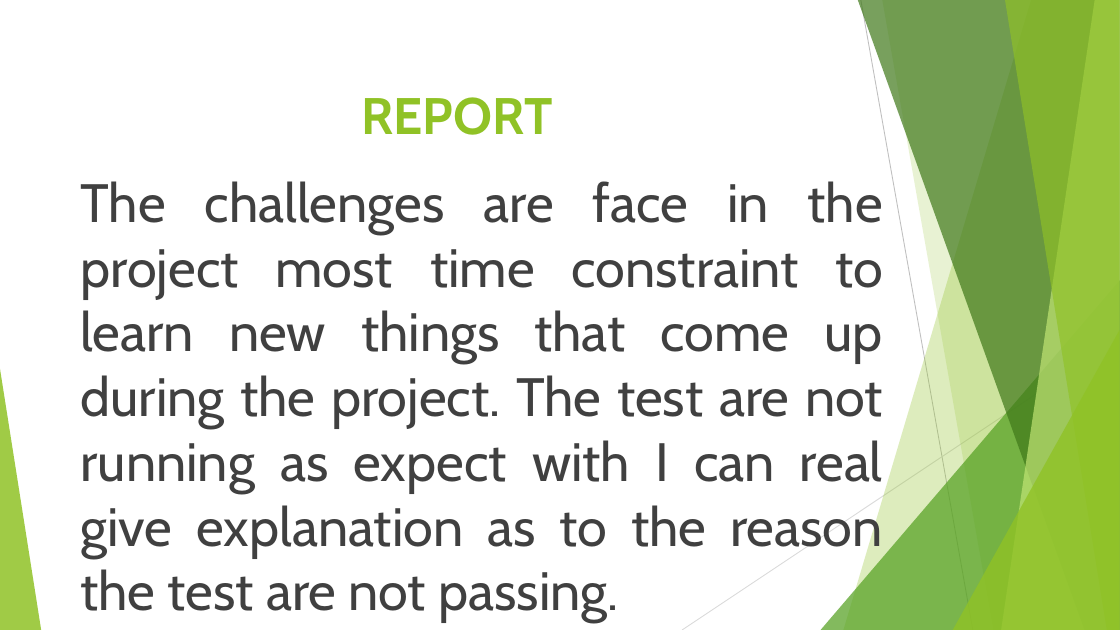
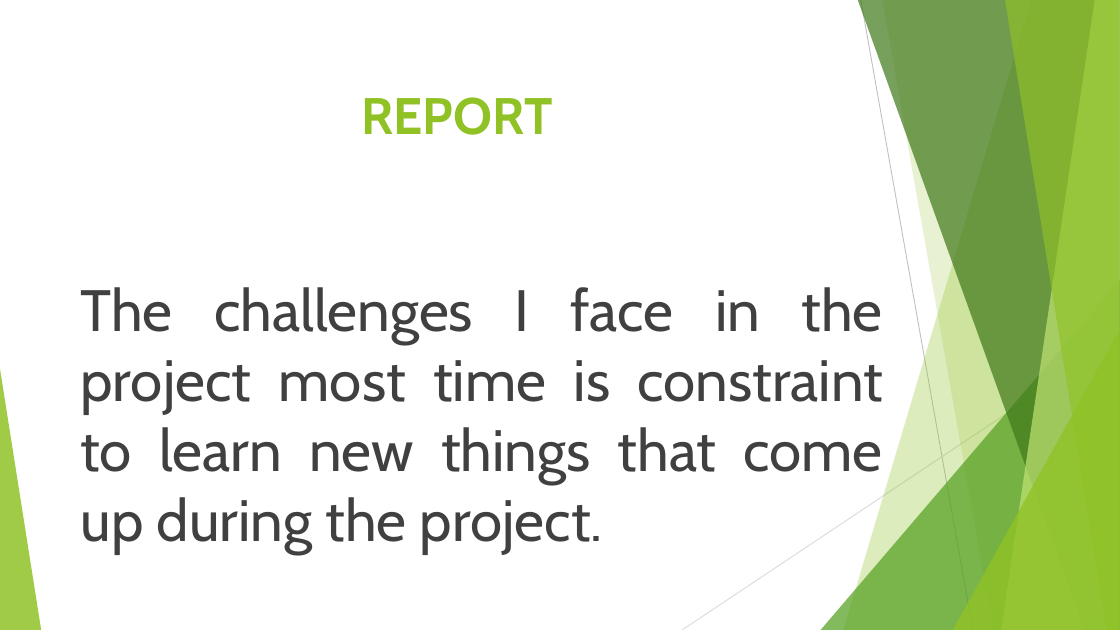
Before and after one commit to Solayof/school-management-system, a slide deck: slide 7 of presentation.pptx (slide 5 before the commit). Drawn at 1120x630 pixels with LibreOffice and Linux fonts; fonts in the diff are those of the drawing. Boxes give left, top, right and bottom in pixels: in the first picture for what was removed or moved away, otherwise in the second. Text is boxed around its words. In the diff, an @@ line names an element or a change of style, - is before the commit and + after.

Commit message:
presentation file updated

```diff
--- a/presentation.pptx
+++ b/presentation.pptx
@@ text at box(80, 287, 883, 554): text changed; size 46.2 to 50 pt @@
-The challenges are face in the project most time constraint to learn new things that come up during the project. The test are not running as expect with I can real give explanation as to the reason the test are not passing.
+The challenges I face in the project most time is constraint to learn new things that come up during the project.
```
Also in this commit, not shown: 2 slides added.
